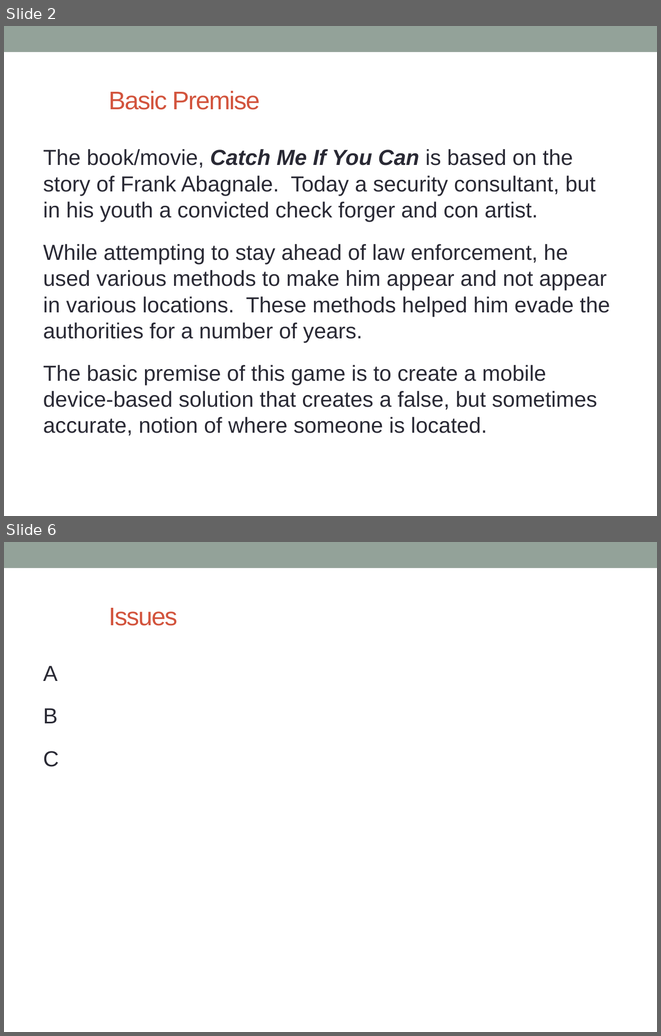
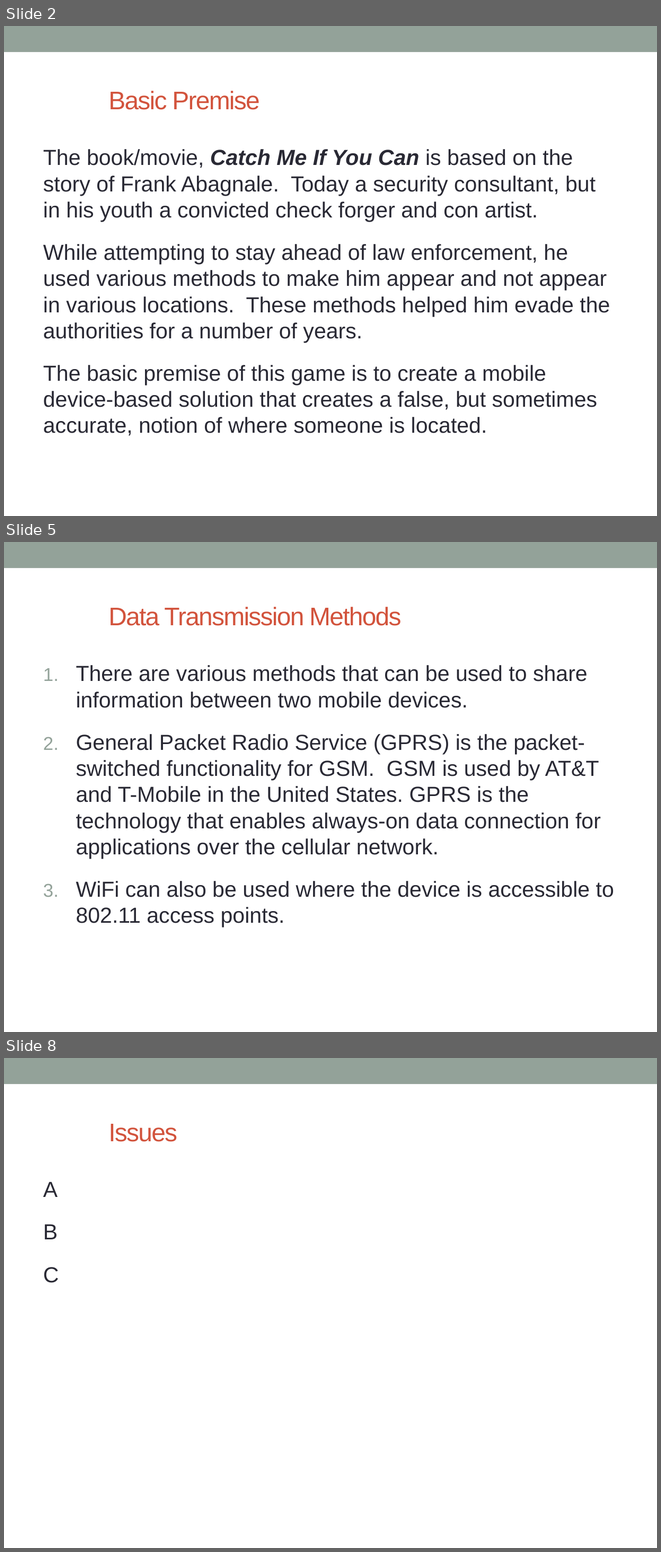
Before and after one commit to stevenMcDevitt/DGMD-E15-CMIYC, a slide deck: CMIYC-Overview v3.pptx. Shown one above the other, each under a label of ours: slides 2 and 6 before the commit, slides 2, 5 and 8 after it; the slides between them are not shown. The pictures are 661x1036 and 661x1552 pixels, drawn with LibreOffice and Linux fonts; fonts in the diff are those of the drawing. Boxes give left, top, right and bottom in pixels: in the first picture for what was removed or moved away, otherwise in the second. Text is boxed around its words. In the diff, an @@ line names an element or a change of style, - is before the commit and + after.

```diff
--- a/CMIYC-Overview v3.pptx
+++ b/CMIYC-Overview v3.pptx
@@ slide 5 added at <box>4,542,657,1032</box>, background #FFFFFF; not listed: 1 template element that a slide beside it also shows @@
@@ title added at <box>108,607,401,626</box>, 28 pt, text #D2533C @@
+Data Transmission Methods
@@ text added at <box>76,665,614,927</box>, 24 pt, text #292934 @@
+1. There are various methods that can be used to share information between two mobile devices.
+2. General Packet Radio Service (GPRS) is the packet-switched functionality for GSM. GSM is used by AT&T and T-Mobile in the United States. GPRS is the technology that enables always-on data connection for applications over the cellular network.
+3. WiFi can also be used where the device is accessible to 802.11 access points.
@@ what was slide 6 is now slide 8 @@
```
Also in this commit, not shown: 3 slides changed, 1 other slide added.
